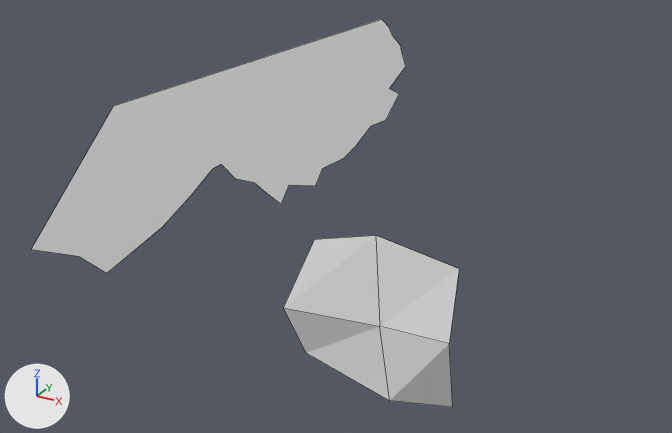
Before and after pictures for a commit that changed the Blender file source-assets/mesh.blend.
Before and after are seen from a 50 mm camera at (364.0, -573.0, 286.0) aimed at (40.0, 17.0, -8.0). The lights are fixed; the arrows at lower left show +X, +Y and +Z. Mesh edges are drawn as thin lines.
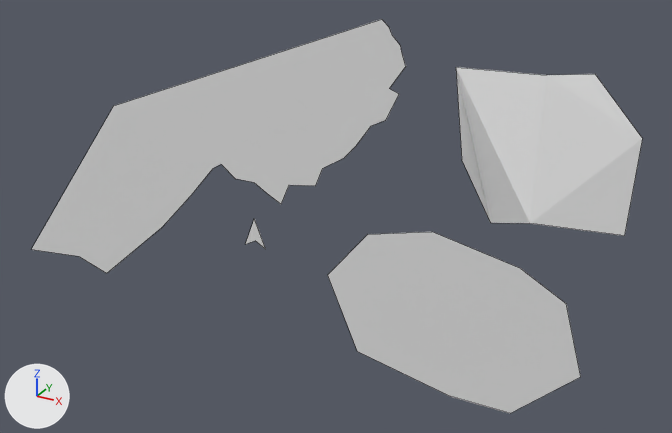
Changed parts and their boxes (x1, y1, x2, y2) in the pictures (672 x 433 px):
'Plane.001', reshaped, moved (44% wider): before (283, 235, 459, 407); after (328, 232, 581, 413)
'Plane.002', added: after (456, 67, 643, 236)
'Ship', added: after (246, 219, 265, 248)

Edits to the bpy script that builds the scene:
```text
Change me_plane_002:
    where me_plane_002.from_pydata(...)  # 9 vertices, 4 faces; spans x -87.0..57.1, y -15.6..6.3, z -62.0..72.5
    used by ob_plane_001; location = (95.8, 0.0, -83.1)
    verts and faces of me_plane_002; kept vertices keep their numbers, new ones are numbered from 9
    before: 0 (-73.8, -1.6, -45.9) at pixel (306, 352), 1 (54.7, 6.3, -61.2) at pixel (452, 407), 2 (-66.3, 1.0, 58.8) at pixel (314, 239), 3 (56.4, -2.6, 64.5) at pixel (459, 268), 4 (-87.0, -14.4, -0.3) at pixel (283, 307)
    before: 5 (7.0, -8.5, -62.0) at pixel (389, 400), 6 (57.1, -15.6, 8.9) at pixel (449, 343), 7 (-14.5, 4.5, 72.5) at pixel (375, 235), 8 (-4.4, -5.7, 1.1) at pixel (379, 326)
    me_plane_002 part 1
    add delete_vertices([*range(0, 9)])  # with the faces that use them
    add verts[9] = (-73.8, -3.4, -45.9)  # pixel (357, 351)
    add verts[10] = (54.7, -3.4, -61.2)  # pixel (510, 413)
    add verts[11] = (-66.3, -3.4, 58.8)  # pixel (367, 234)
    add verts[12] = (53.1, -3.4, 59.2)  # pixel (520, 268)
    add verts[13] = (-101.0, -3.4, 16.0)  # pixel (327, 274)
    add verts[14] = (7.0, -3.4, -62.0)  # pixel (450, 396)
    add verts[15] = (102.7, -3.4, -13.8)  # pixel (580, 376)
    add verts[16] = (-14.5, -3.4, 72.5)  # pixel (431, 231)
    add verts[17] = (87.0, -3.4, 40.4)  # pixel (566, 303)
    add faces += [(9, 13, 11, 16, 12, 17, 15, 10, 14)]
Add me_plane_003:
    me_plane_003.from_pydata([(171.5, 2.4, 20.2), (264.3, -4.6, 33.6), (136.5, 10.5, 125.1), (230.4, 10.2, 132.4), (153.7, -13.6, 69.0), (206.3, -20.9, 36.2), (265.5, 4.3, 97.1), (201.2, 3.3, 129.6)], [], [(4, 0, 5, 1, 6, 3, 7, 2)])
Add me_ship:
    me_ship.from_pydata([(-10.0, 0.0, -10.0), (10.0, 0.0, -10.0), (0.0, 0.0, 15.4), (0.0, 0.0, -4.5)], [], [(0, 3, 1, 2)])
Change ob_plane_001:
    ob_plane_001.location: (95.8, 0.0, -83.1) -> (144.7, 0.0, -66.0)
Add ob_plane_002:
    ob_plane_002 = bpy.data.objects.new('Plane.002', me_plane_003)
    ob_plane_002.location = (0.0, 0.0, 0.0)
Add ob_ship:
    ob_ship = bpy.data.objects.new('Ship', me_ship)
    ob_ship.location = (-25.7, 0.0, -32.9)
```
